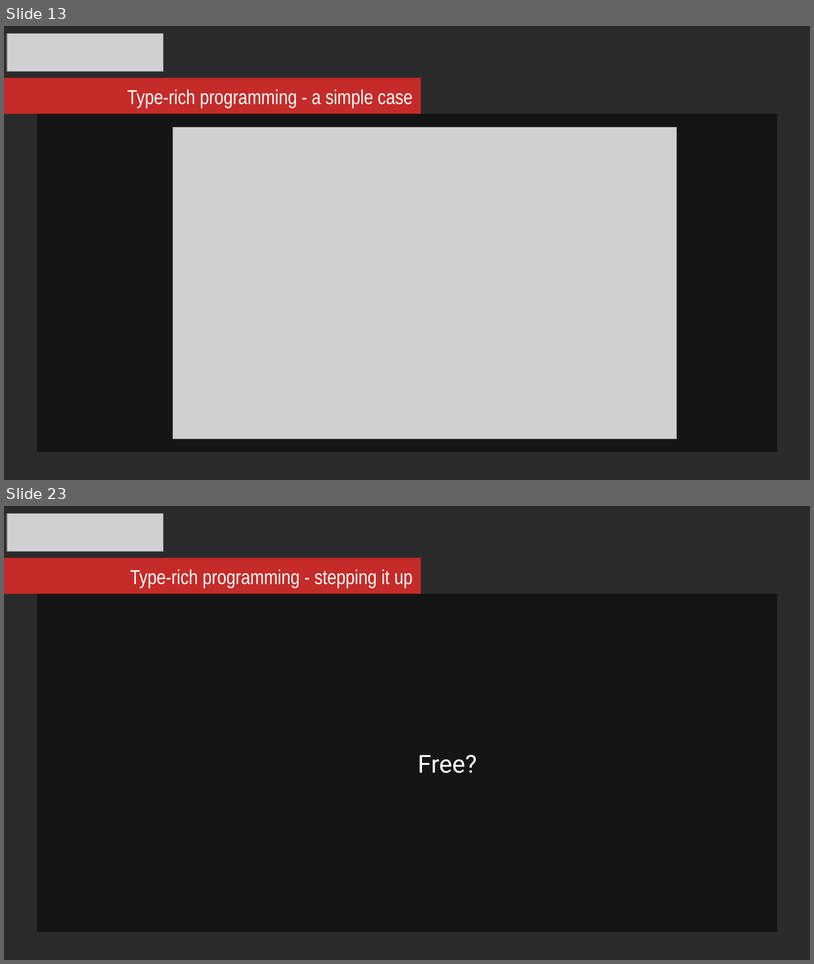
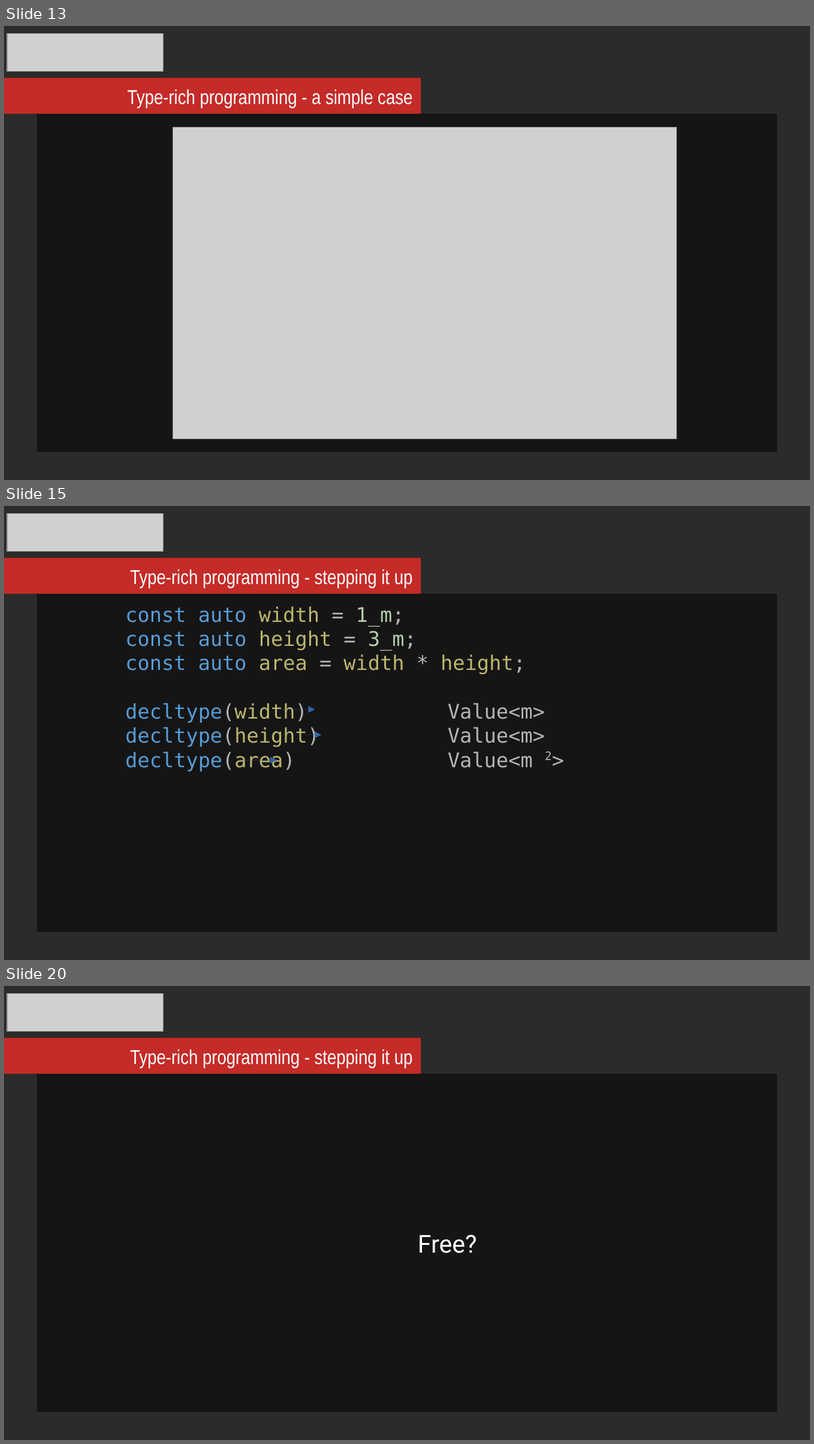
Before and after one commit to mikosz/type-safety, a slide deck: ask-not-what-you-can-do-for-the-compiler.odp. Shown one above the other, each under a label of ours: slides 13 and 23 before the commit, slides 13, 15 and 20 after it; the slides between them are not shown. The pictures are 814x964 and 814x1444 pixels, drawn with LibreOffice and Linux fonts; fonts in the diff are those of the drawing; grey boxes stand for pictures; background and template pictures are left out; a plain dark background stands for a picture behind light text. Boxes give left, top, right and bottom in pixels: in the first picture for what was removed or moved away, otherwise in the second. Text is boxed around its words. In the diff, an @@ line names an element or a change of style, - is before the commit and + after.

```diff
--- a/ask-not-what-you-can-do-for-the-compiler.odp
+++ b/ask-not-what-you-can-do-for-the-compiler.odp
@@ slide 15 added at box(4, 506, 810, 960), background picture (left out) @@
@@ picture added at box(7, 513, 164, 551) @@
@@ rectangle added at box(4, 558, 421, 593), fill #C52B28 @@
@@ text added at box(130, 569, 413, 588), 18 pt, text #FFFFFF @@
+Type-rich programming - stepping it up
@@ rectangle added at box(37, 594, 777, 932), fill #000000 at 51% opacity, 18 pt, text #569CD6 @@
+const auto width = 1_m;
+const auto height = 3_m;
+const auto area = width * height;
+decltype(width) Value<m>
+decltype(height) Value<m>
+decltype(area) Value<m 2>
@@ arrow added from (252, 709) to (315, 709), #3465A4 0 pt @@
@@ arrow added from (264, 734) to (322, 734), #3465A4 0 pt @@
@@ arrow added from (239, 760) to (278, 760), #3465A4 0 pt @@
@@ what was slide 23 is now slide 20 @@
```
Also in this commit, not shown: 3 slides changed, 2 other slides added, 6 slides removed.
